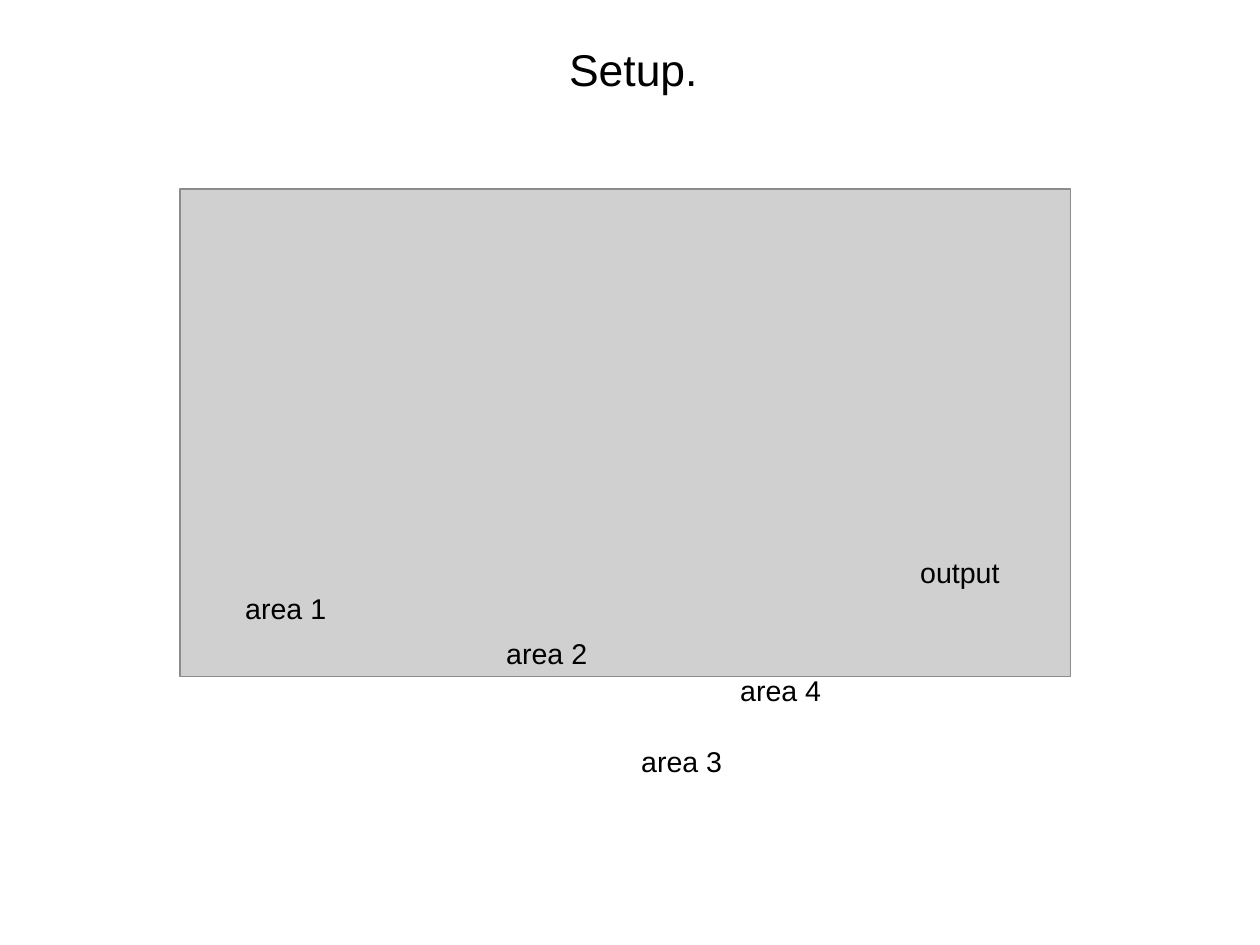
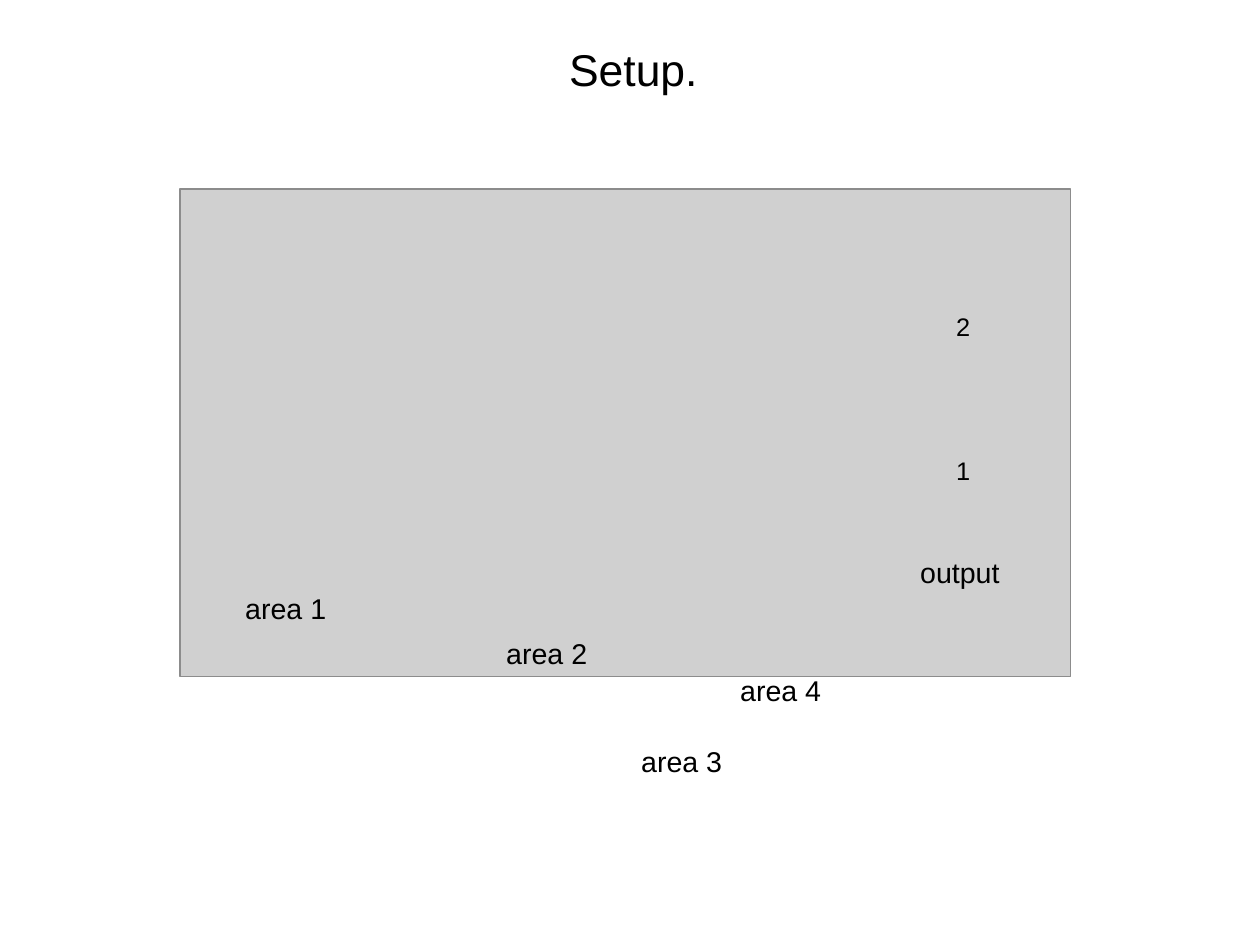
Before and after one commit to matthewR1993/qscheme, a slide deck: slide 1 of results/res2.odp. Drawn at 1260x945 pixels with LibreOffice and Linux fonts; fonts in the diff are those of the drawing; grey boxes stand for pictures. Boxes give left, top, right and bottom in pixels: in the first picture for what was removed or moved away, otherwise in the second. Text is boxed around its words. In the diff, an @@ line names an element or a change of style, - is before the commit and + after.

```diff
--- a/results/res2.odp
+++ b/results/res2.odp
@@ text added at [956, 318, 970, 336], 16 pt, text #000000 @@
+2
@@ text added at [956, 462, 970, 480], 16 pt, text #000000 @@
+1
```
Also in this commit, not shown: 1 other slide changed, 5 other files.
